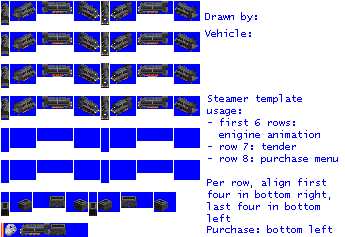
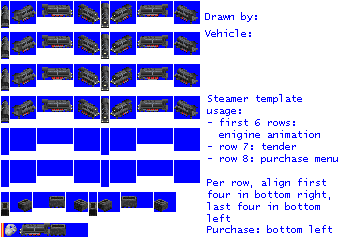
Two versions of the same layered image (345x237). Layer-by-layer changes:
removed layer "fixed" over (x1=1, y1=1, x2=198, y2=187)
painted on "original" over (x1=1, y1=1, x2=198, y2=123)
painted on "empty.png" over (x1=1, y1=14, x2=200, y2=187)
